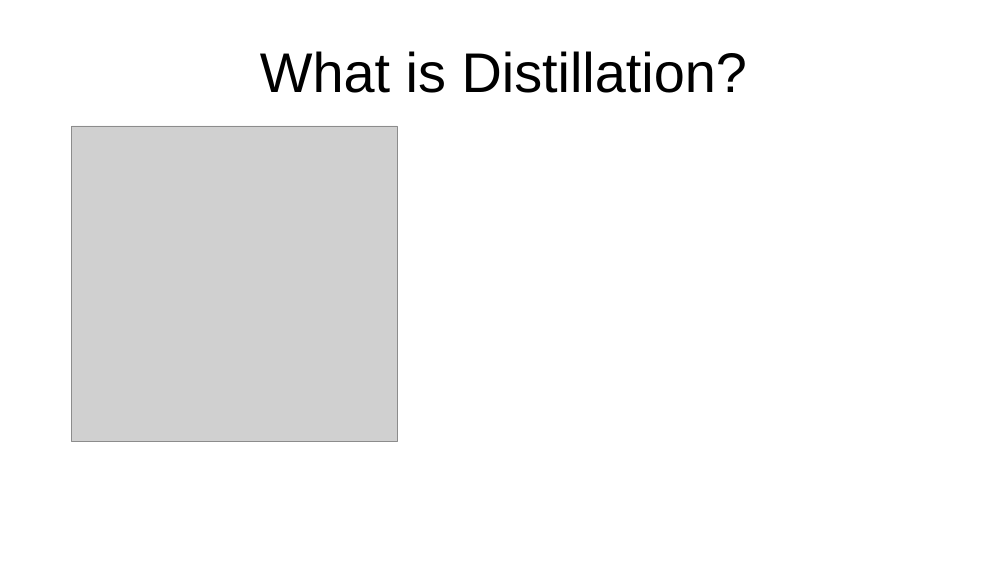
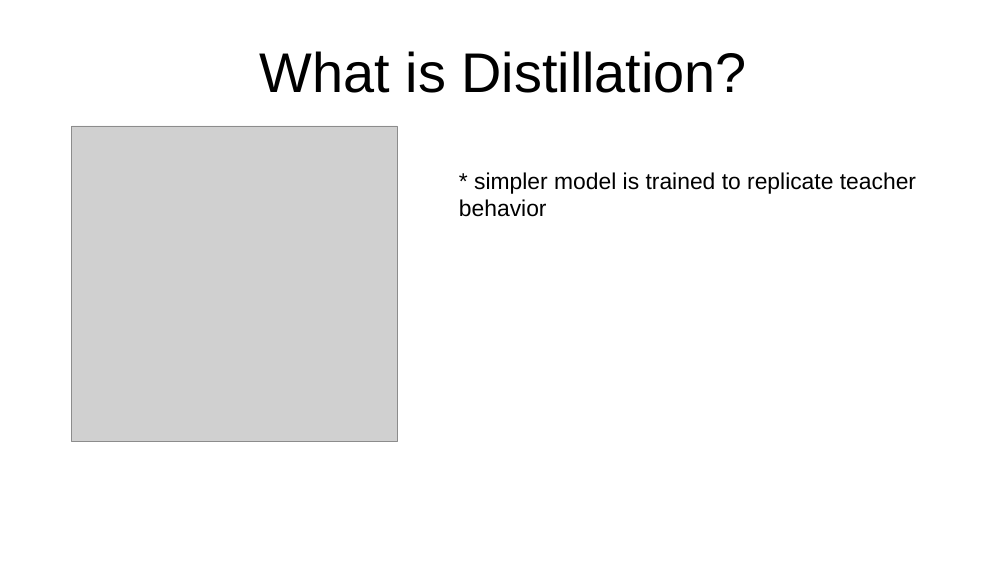
Before and after one commit to gabrielSpassos/ai-sandbox, a slide deck: slide 2 of distillation-basic-poc/presentation/distillation.odp. Drawn at 1008x567 pixels with LibreOffice and Linux fonts; fonts in the diff are those of the drawing; grey boxes stand for pictures. Boxes give left, top, right and bottom in pixels: in the first picture for what was removed or moved away, otherwise in the second. Text is boxed around its words. In the diff, an @@ line names an element or a change of style, - is before the commit and + after.

```diff
--- a/distillation-basic-poc/presentation/distillation.odp
+++ b/distillation-basic-poc/presentation/distillation.odp
@@ text added at (459,172,916,217), 18 pt, text #000000 @@
+* simpler model is trained to replicate teacher behavior
```
Also in this commit, not shown: 2 other slides changed.
